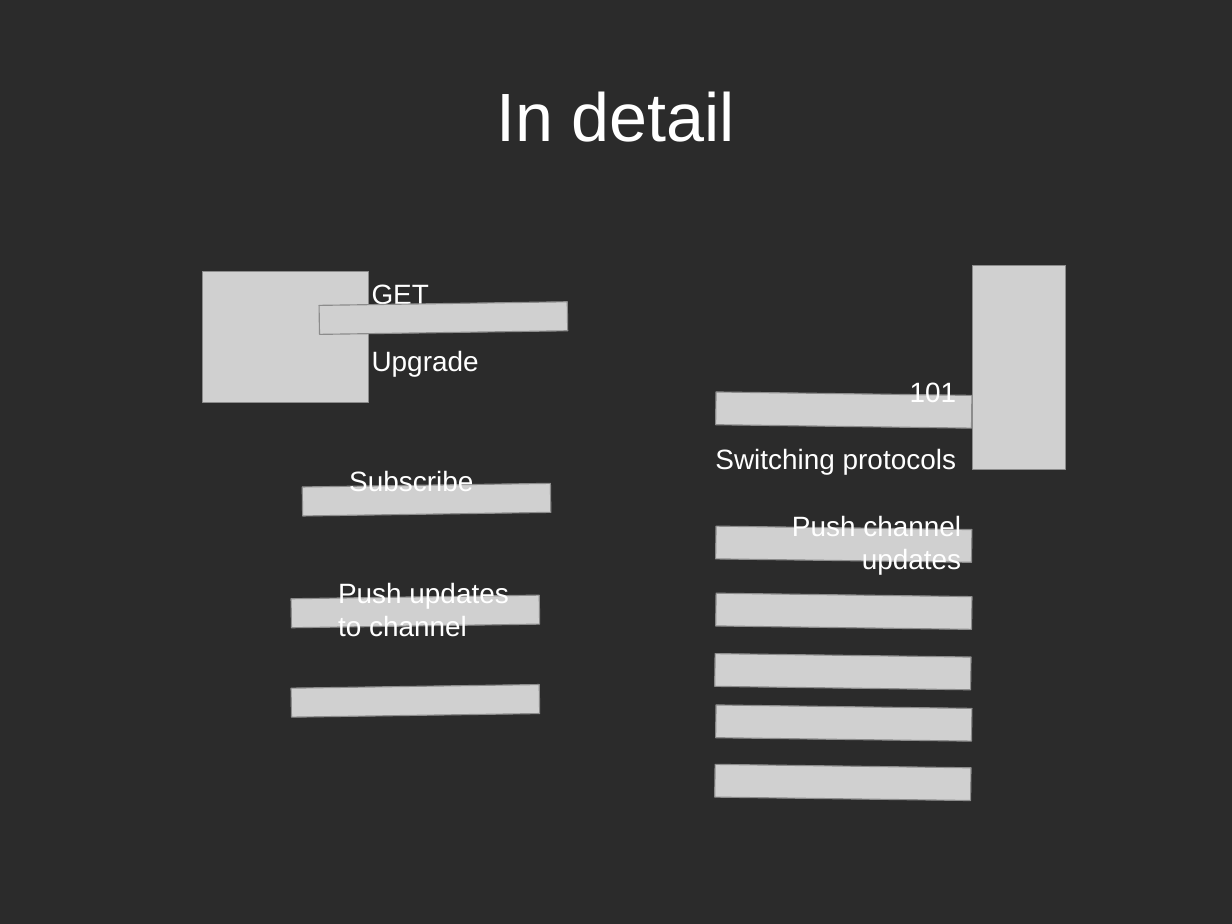
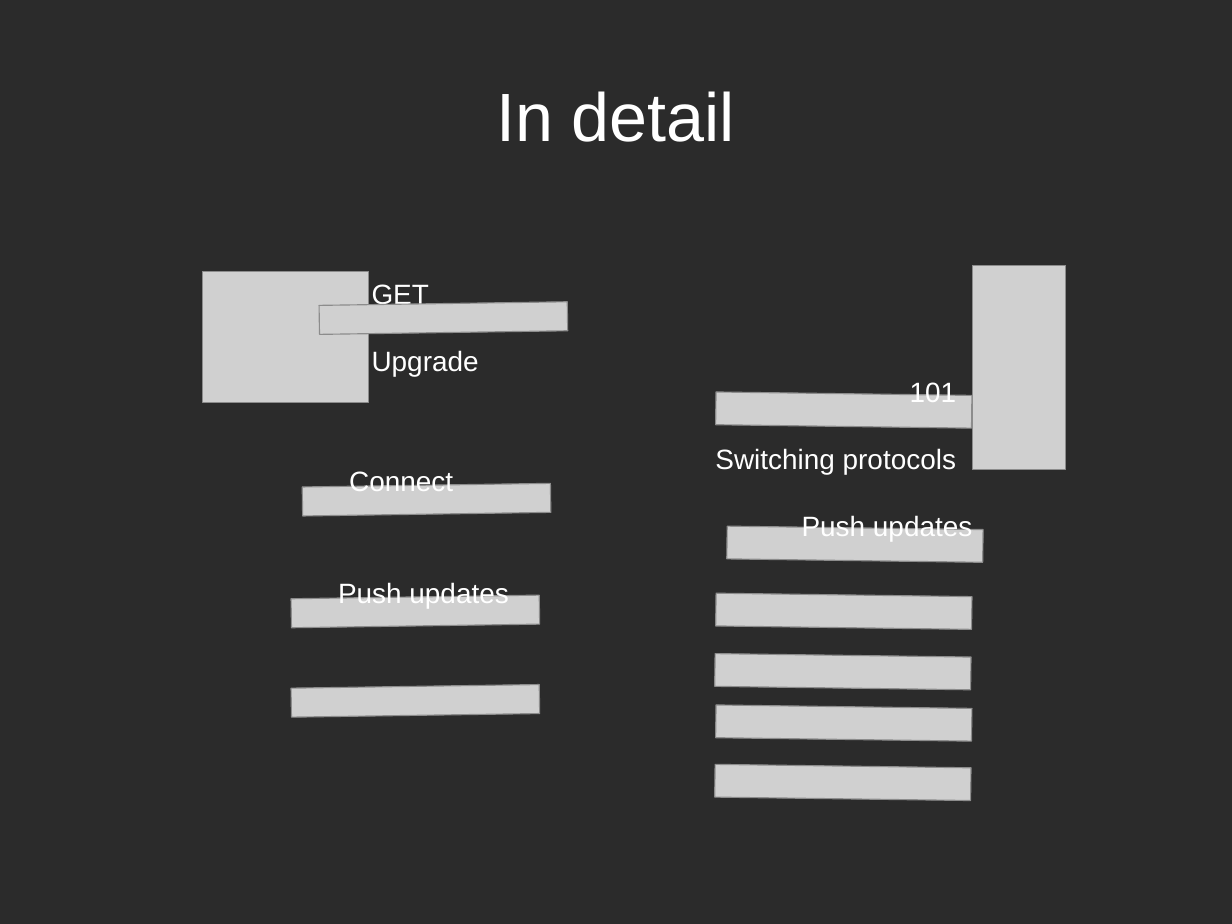
Before and after one commit to jwiggers/demo1, a slide deck: slide 9 of Workshop_Websockets.odp (slide 7 before the commit). Drawn at 1232x924 pixels with LibreOffice and Linux fonts; fonts in the diff are those of the drawing; grey boxes stand for pictures; background and template pictures are left out; a plain dark background stands for a picture behind light text. Boxes give left, top, right and bottom in pixels: in the first picture for what was removed or moved away, otherwise in the second. Text is boxed around its words. In the diff, an @@ line names an element or a change of style, - is before the commit and + after.

```diff
--- a/Workshop_Websockets.odp
+++ b/Workshop_Websockets.odp
@@ text at (349,469,453,492): text changed @@
-Subscribe
+Connect
@@ picture: place and size @@
-picture at (716,526,973,562)
+picture at (728,526,984,562)
@@ text at (802,514,972,541): text changed @@
-Push channel updates
+Push updates
@@ text at (338,581,508,608): text changed @@
-Push updates to channel
+Push updates
```
Also in this commit, not shown: 4 slides added, 1 slide removed, 6 other files.
